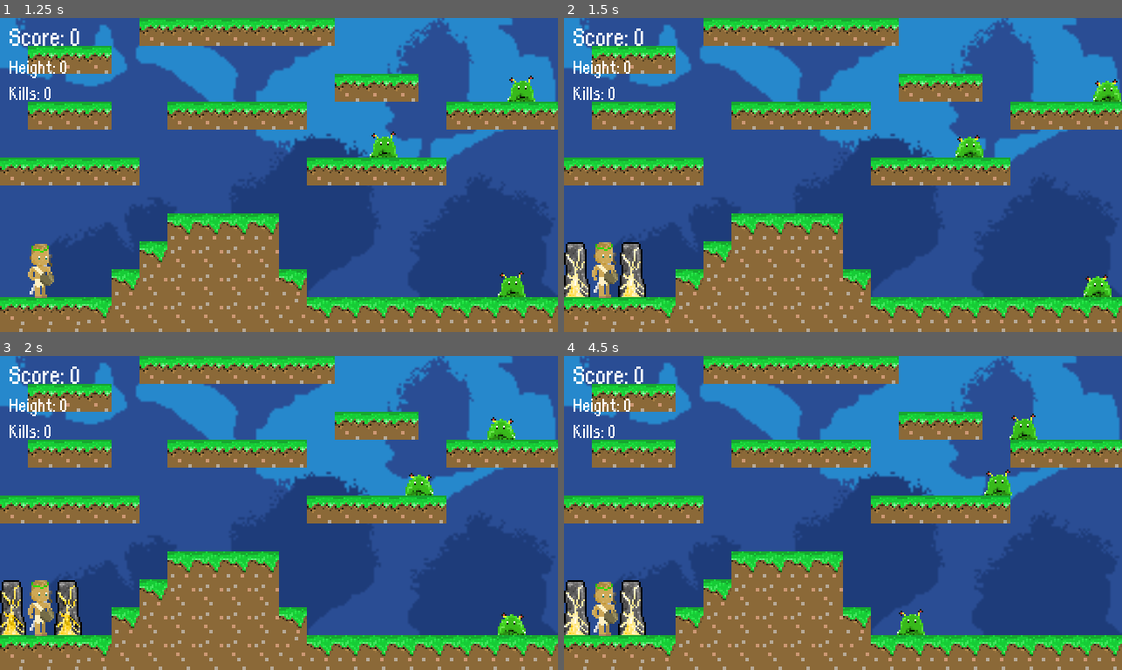
Above: before the commit, frames 1-4 (two rows, left to right).
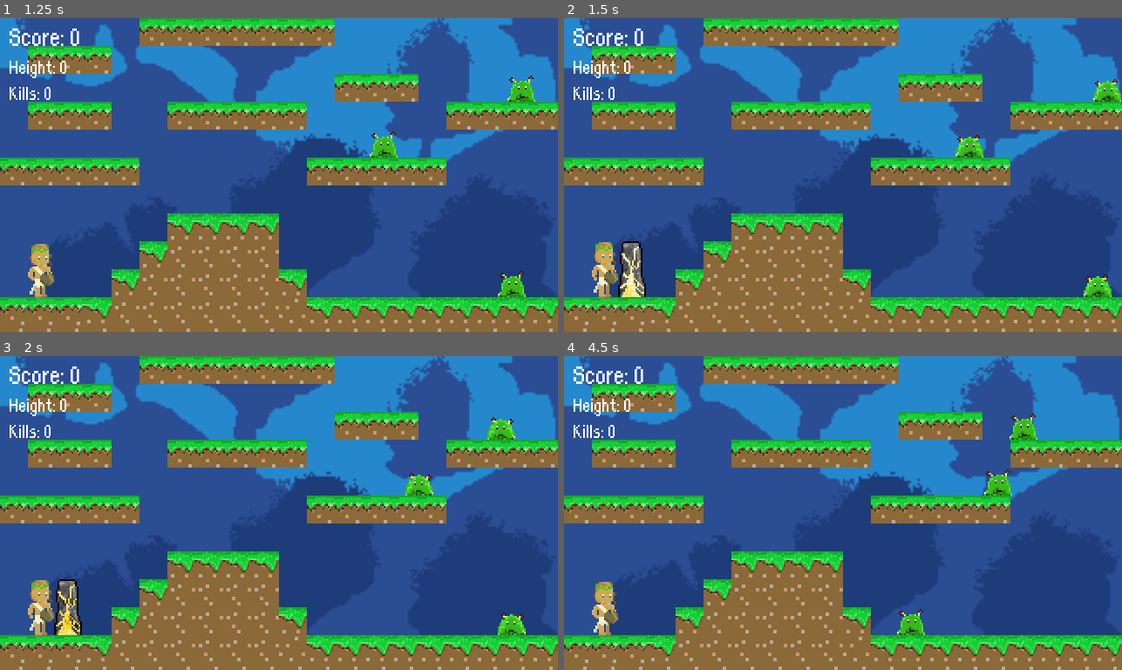
Above: after the commit, the same moments.

Repository: m4tthw-xu/Prometheus
Game: Godot game, scene res://StageOne.tscn
Same seed, same stepped clock (60 frames per second), same inputs: the game is played once before the commit and once after it.
Inputs:
- Up to frame 1 (1.25 s): tap Enter (ui_accept) at 0.5, 0.77 s; tap H (ui_h) at 0.6 s
- Up to frame 2 (1.5 s): tap H (ui_h) at 1.35 s
- Up to frame 3 (2 s): tap Enter (ui_accept) at 1.52 s
- Up to frame 4 (4.5 s): tap H (ui_h) every 0.75 s from 2.1 to 4.35 s; tap Enter (ui_accept) at 3.02, 3.77 s

Frame 1 is identical in both runs. In frame 2, 0.9% of the frame differs, in the area x 0-15%, y 71-89%; in frame 3, 0.9%; in frame 4, 1.4%.

Commit message:
Add Gravity to Clay Walls

Diff:
--- a/Prometheus/ClayShield.gd
+++ b/Prometheus/ClayShield.gd
@@ -1,13 +1,27 @@
 extends KinematicBody2D
 
-
-
+# logic is parts taken from Player.gd
+const GRAVITY = 30
+const FLOOR = Vector2(0,-1)
+var velocity = Vector2()
+var on_ground = false
 
 # Called when the node enters the scene tree for the first time.
 func _read():
 	pass
 
 
+func _physics_process(delta):
+
+	velocity.y = velocity.y + GRAVITY
+
+	# jumping/falling animation
+	if is_on_floor():
+		on_ground = true
+	else:
+		on_ground = false
+
+	velocity = move_and_slide(velocity, FLOOR)
 
 func play_animation():
 	$AnimatedSprite.play("default")
--- a/Prometheus/Player.gd
+++ b/Prometheus/Player.gd
@@ -123,16 +123,27 @@
 			for obj in $WallAreaCheckerRight.get_overlapping_bodies():
 				if obj.name.find("Slime") != -1:
 					obj.dead()
+			print($WallAreaCheckerLeft.get_overlapping_bodies())
 
-			var clay_wall_left = CLAYSHIELD.instance()
-			get_parent().add_child(clay_wall_left)
-			clay_wall_left.position = $ClayWallLeft.global_position
-			clay_wall_left.play_animation()
+			var tile_exists = false
+			for obj in $WallAreaCheckerLeft.get_overlapping_bodies():
+				if obj.name.find("TileMap") != -1:
+					tile_exists = true
+			if tile_exists == false:
+				var clay_wall_left = CLAYSHIELD.instance()
+				get_parent().add_child(clay_wall_left)
+				clay_wall_left.position = $ClayWallLeft.global_position
+				clay_wall_left.play_animation()
 
-			var clay_wall_right = CLAYSHIELD.instance()
-			get_parent().add_child(clay_wall_right)
-			clay_wall_right.position = $ClayWallRight.global_position
-			clay_wall_right.play_animation()
+			tile_exists = false
+			for obj in $WallAreaCheckerRight.get_overlapping_bodies():
+				if obj.name.find("TileMap") != -1:
+					tile_exists = true
+			if tile_exists == false:
+				var clay_wall_right = CLAYSHIELD.instance()
+				get_parent().add_child(clay_wall_right)
+				clay_wall_right.position = $ClayWallRight.global_position
+				clay_wall_right.play_animation()
 
 
 
--- a/Prometheus/Player.tscn
+++ b/Prometheus/Player.tscn
@@ -127,7 +127,7 @@
 extents = Vector2( 7, 15 )
 
 [sub_resource type="RectangleShape2D" id=33]
-extents = Vector2( 8, 16 )
+extents = Vector2( 8, 15 )
 
 [sub_resource type="RectangleShape2D" id=29]
 extents = Vector2( 16, 14 )
Not shown, changed: Prometheus.exe
Not shown, changed: Prometheus.pck
